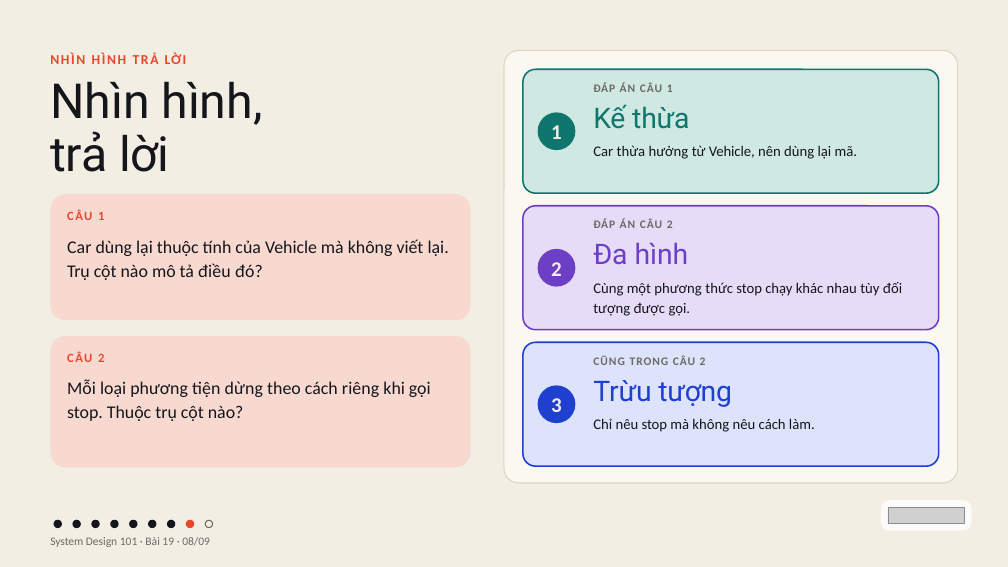
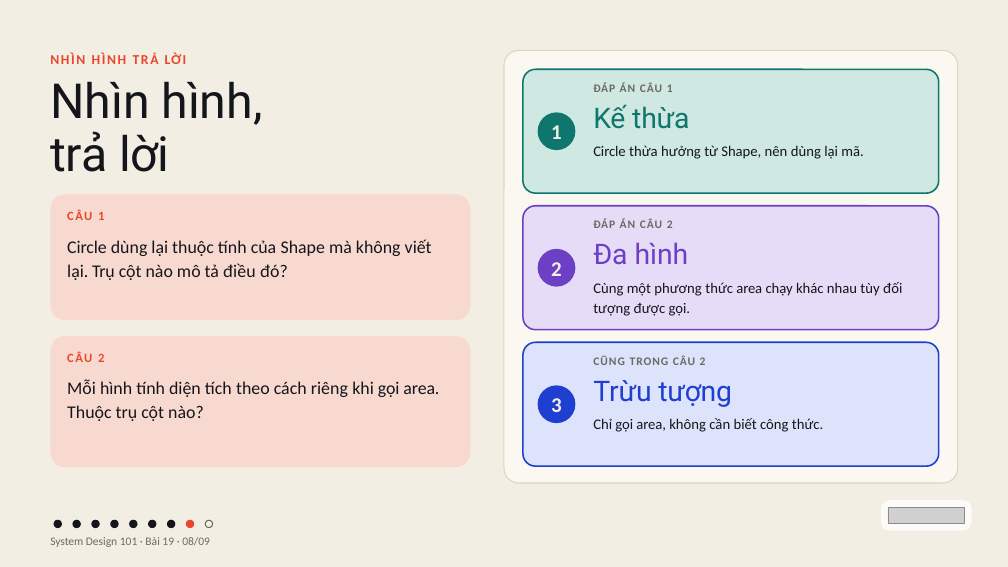
Before and after one commit to vohoailinh90/tool-marketing-studio, a slide deck: slide 8 of system-design-101/vi/lessons/sd-10-019/slides/sd-10-019.pptx. Drawn at 1008x567 pixels with LibreOffice and Linux fonts; fonts in the diff are those of the drawing; grey boxes stand for pictures. Boxes give left, top, right and bottom in pixels: in the first picture for what was removed or moved away, otherwise in the second. Text is boxed around its words. In the diff, an @@ line names an element or a change of style, - is before the commit and + after.

```diff
--- a/system-design-101/vi/lessons/sd-10-019/slides/sd-10-019.pptx
+++ b/system-design-101/vi/lessons/sd-10-019/slides/sd-10-019.pptx
@@ text at (593, 145, 863, 159): text changed @@
-Car thừa hưởng từ Vehicle, nên dùng lại mã.
+Circle thừa hưởng từ Shape, nên dùng lại mã.
@@ text at (67, 239, 432, 280): text changed @@
-Car dùng lại thuộc tính của Vehicle mà không viết lại. Trụ cột nào mô tả điều đó?
+Circle dùng lại thuộc tính của Shape mà không viết lại. Trụ cột nào mô tả điều đó?
@@ text at (593, 282, 902, 316): text changed @@
-Cùng một phương thức stop chạy khác nhau tùy đối tượng được gọi.
+Cùng một phương thức area chạy khác nhau tùy đối tượng được gọi.
@@ text at (67, 380, 439, 421): text changed @@
-Mỗi loại phương tiện dừng theo cách riêng khi gọi stop. Thuộc trụ cột nào?
+Mỗi hình tính diện tích theo cách riêng khi gọi area. Thuộc trụ cột nào?
@@ text at (593, 418, 824, 432): text changed @@
-Chỉ nêu stop mà không nêu cách làm.
+Chỉ gọi area, không cần biết công thức.
```
Also in this commit, not shown: 8 other slides changed, 4 other files.
